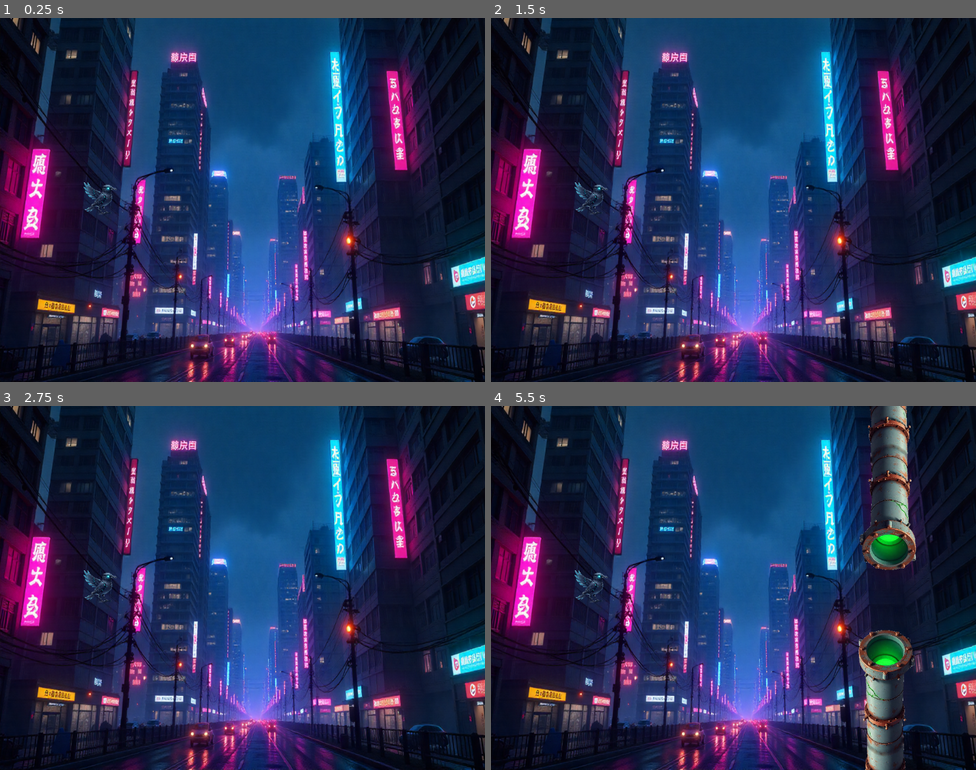
Above: before the commit, frames 1-4 (two rows, left to right).
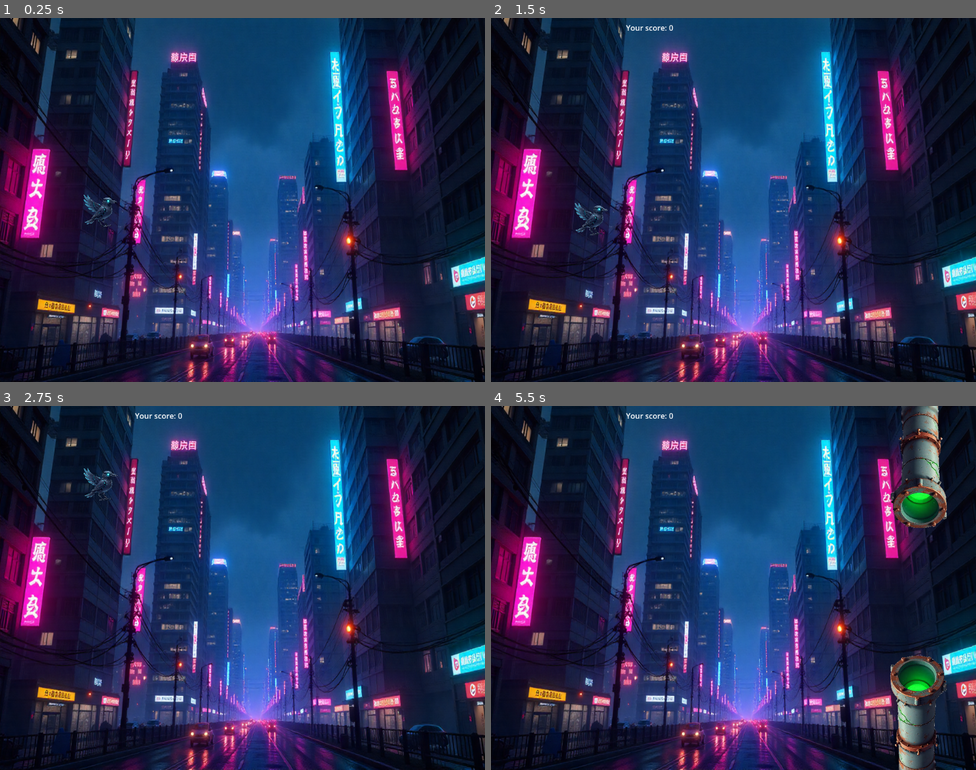
Above: after the commit, the same moments.

Repository: DemidAntipin/game_dev
Game: Godot game, scene res://scenes/main.tscn
The game is run twice, just before and just after one commit, with the same random seed, the same clock (stepped at 60 frames per second) and the same inputs.
Inputs:
- Up to frame 1 (0.25 s): no input
- Up to frame 2 (1.5 s): tap Space (jump, bound only after the commit) at 0.6, 0.77, 1.07, 1.35 s
- Up to frame 3 (2.75 s): tap Space (jump, bound only after the commit) at 1.52, 1.82, 2.1 s
- Up to frame 4 (5.5 s): tap Space (jump, bound only after the commit) at 2.85, 3.02, 3.32, 3.6, 3.77, 4.07, 4.35, 4.52, 4.82, 5.1 s

The runs differ from the first frame. In frame 1, 0.3% of the frame differs, in the area x 17-25%, y 45-58%; in frame 2, 0.4%; in frame 3, 0.4%; in frame 4, 10%, in the area x 17-94%, y 0-100%.

Commit message:
fixed collision events, added player controls, finished promitive flappy-bird

Diff:
--- a/flappy-bird/project.godot
+++ b/flappy-bird/project.godot
@@ -20,3 +20,14 @@
 window/size/viewport_width=1024
 window/size/viewport_height=768
 window/stretch/mode="viewport"
+
+[input]
+
+jump={
+"deadzone": 0.2,
+"events": [Object(InputEventKey,"resource_local_to_scene":false,"resource_name":"","device":-1,"window_id":0,"alt_pressed":false,"shift_pressed":false,"ctrl_pressed":false,"meta_pressed":false,"pressed":false,"keycode":0,"physical_keycode":32,"key_label":0,"unicode":32,"location":0,"echo":false,"script":null)
+, Object(InputEventMouseButton,"resource_local_to_scene":false,"resource_name":"","device":-1,"window_id":0,"alt_pressed":false,"shift_pressed":false,"ctrl_pressed":false,"meta_pressed":false,"button_mask":0,"position":Vector2(0, 0),"global_position":Vector2(0, 0),"factor":1.0,"button_index":1,"canceled":false,"pressed":false,"double_click":false,"script":null)
+, Object(InputEventKey,"resource_local_to_scene":false,"resource_name":"","device":-1,"window_id":0,"alt_pressed":false,"shift_pressed":false,"ctrl_pressed":false,"meta_pressed":false,"pressed":false,"keycode":0,"physical_keycode":87,"key_label":0,"unicode":119,"location":0,"echo":false,"script":null)
+, Object(InputEventKey,"resource_local_to_scene":false,"resource_name":"","device":-1,"window_id":0,"alt_pressed":false,"shift_pressed":false,"ctrl_pressed":false,"meta_pressed":false,"pressed":false,"keycode":0,"physical_keycode":4194320,"key_label":0,"unicode":0,"location":0,"echo":false,"script":null)
+]
+}
--- a/flappy-bird/scenes/bird.tscn
+++ b/flappy-bird/scenes/bird.tscn
@@ -17,3 +17,5 @@
 
 [node name="CollisionShape2D" type="CollisionShape2D" parent="."]
 shape = SubResource("CapsuleShape2D_3po83")
+
+[node name="AnimationPlayer" type="AnimationPlayer" parent="."]
--- a/flappy-bird/scenes/main.tscn
+++ b/flappy-bird/scenes/main.tscn
@@ -15,3 +15,10 @@
 [node name="bird" parent="." instance=ExtResource("2_0wfyh")]
 position = Vector2(214, 380)
 scale = Vector2(2.5, 2.5)
+
+[node name="score" type="Label" parent="."]
+z_index = 2
+offset_left = 285.0
+offset_top = 9.0
+offset_right = 558.0
+offset_bottom = 70.0
--- a/flappy-bird/scenes/obstacle.tscn
+++ b/flappy-bird/scenes/obstacle.tscn
@@ -7,36 +7,46 @@
 [sub_resource type="RectangleShape2D" id="RectangleShape2D_7ukg5"]
 size = Vector2(123.5, 634.75)
 
+[sub_resource type="RectangleShape2D" id="RectangleShape2D_cjuko"]
+size = Vector2(126, 272)
+
 [node name="obstacle" type="Node2D"]
 script = ExtResource("1_cjuko")
+
+[node name="obstacle_area2" type="Area2D" parent="."]
+script = ExtResource("2_cjuko")
+
+[node name="obstacle_background" type="Sprite2D" parent="obstacle_area2"]
+position = Vector2(1085.12, -88.274994)
+rotation = 1.5707964
+scale = Vector2(0.35, 0.32)
+texture = ExtResource("1_7ukg5")
+
+[node name="obstacle_collision" type="CollisionShape2D" parent="obstacle_area2"]
+position = Vector2(1085.12, -84.274994)
+shape = SubResource("RectangleShape2D_7ukg5")
 
 [node name="obstacle_area" type="Area2D" parent="."]
 script = ExtResource("2_cjuko")
 
 [node name="obstacle_background" type="Sprite2D" parent="obstacle_area"]
-position = Vector2(1085, 767)
+position = Vector2(1087.12, 820.725)
 rotation = -1.5707964
 scale = Vector2(0.35, 0.32)
 texture = ExtResource("1_7ukg5")
 
 [node name="obstacle_collision" type="CollisionShape2D" parent="obstacle_area"]
-position = Vector2(1085, 764.375)
+position = Vector2(1087.12, 818.1)
 shape = SubResource("RectangleShape2D_7ukg5")
 debug_color = Color(0, 0.6, 0.7019608, 0.41960785)
 
-[node name="obstacle_area" type="Area2D" parent="obstacle_area"]
-script = ExtResource("2_cjuko")
+[node name="score_area" type="Area2D" parent="."]
 
-[node name="obstacle_background" type="Sprite2D" parent="obstacle_area/obstacle_area"]
-position = Vector2(1085, 0)
-rotation = 1.5707964
-scale = Vector2(0.35, 0.32)
-texture = ExtResource("1_7ukg5")
-
-[node name="obstacle_collision" type="CollisionShape2D" parent="obstacle_area/obstacle_area"]
-position = Vector2(1085, 4)
-shape = SubResource("RectangleShape2D_7ukg5")
+[node name="score_collision" type="CollisionShape2D" parent="score_area"]
+position = Vector2(1086, 367)
+shape = SubResource("RectangleShape2D_cjuko")
 
 [connection signal="child_entered_tree" from="." to="." method="_on_child_entered_tree"]
-[connection signal="area_entered" from="obstacle_area" to="obstacle_area" method="_on_area_entered"]
-[connection signal="area_entered" from="obstacle_area/obstacle_area" to="obstacle_area/obstacle_area" method="_on_area_entered"]
+[connection signal="body_entered" from="obstacle_area2" to="obstacle_area2" method="_on_body_entered"]
+[connection signal="body_entered" from="obstacle_area" to="obstacle_area" method="_on_body_entered"]
+[connection signal="body_entered" from="score_area" to="." method="_on_score_area_body_entered"]
--- a/flappy-bird/scripts/bird.gd
+++ b/flappy-bird/scripts/bird.gd
@@ -1,5 +1,59 @@
 extends CharacterBody2D
 
+const JUMP_VELOCITY = -400.0
+const GRAVITY = 800.0
+
+enum State {IDLE, FALLING, JUMP, DEATH}
+
+var current_state: State = State.IDLE
+
+signal game_over
+
+func set_state(new_state: State):
+	current_state = new_state
+
+func _ready() -> void:
+	set_state(State.IDLE)
+
+func handle_idle(delta):
+	#animation.play("idle")
+	pass
+
+func handle_jump(delta):
+	#animation.play("jump")
+	if velocity.y > 0:
+		set_state(State.FALLING)
+	if Input.is_action_just_pressed("jump"):
+		velocity.y = JUMP_VELOCITY
+
+func handle_falling(delta):
+	#animation.play("falling")
+	if Input.is_action_just_pressed("jump"):
+		velocity.y = JUMP_VELOCITY
+		set_state(State.JUMP)
+
+func handle_death(delta):
+	#animation.play("death")
+	print("you lose")
+	game_over.emit()
+
+func _physics_process(delta: float) -> void:
+	match current_state:
+		State.IDLE:
+			handle_idle(delta)
+		State.FALLING:
+			handle_falling(delta)
+		State.JUMP:
+			handle_jump(delta)
+		State.DEATH:
+			handle_death(delta)
+	if not is_on_floor():
+		velocity.y += GRAVITY * delta
+
+	move_and_slide()
+
 func damage():
-	print("damage")
-	global_position.y -= 500
+	set_state(State.DEATH)
+
+func start_game():
+	set_state(State.FALLING)
--- a/flappy-bird/scripts/main.gd
+++ b/flappy-bird/scripts/main.gd
@@ -2,19 +2,65 @@
 
 @onready var player = get_node("bird")
 @onready var obstacle = preload("res://scenes/obstacle.tscn")
+@onready var score_label = get_node("score")
 var random = RandomNumberGenerator.new()
+var spawn_timer: Timer
 const SPAWN_INTERVAL = 3
 
+enum State {IDLE, START_GAME, GAME, GAME_OVER}
 
-func _ready() -> void:
-	var spawn_timer = Timer.new()
+var current_state: State = State.IDLE
+var score = 0
+
+func set_state(new_state: State):
+	current_state = new_state
+
+func handle_idle(delta):
+	if Input.is_action_just_pressed("jump"):
+		set_state(State.START_GAME)
+
+func handle_start_game(delta):
+	spawn_timer = Timer.new()
 	add_child(spawn_timer)
 	spawn_timer.timeout.connect(_spawn_obstacle)
 	spawn_timer.start(SPAWN_INTERVAL)
+	player.start_game()
+	set_state(State.GAME)
+
+func handle_game(delta):
+	score_label.text = "Your score: " + str(score)
+
+func handle_game_over(delta):
+	print("Your score: ", score)
+
+func _ready() -> void:
+	player.game_over.connect(_on_game_over)
+	set_state(State.IDLE)
 
 func _spawn_obstacle() -> void:
 	var value = random.randi_range(-220, 220)
 	var instance = obstacle.instantiate()
+	instance.score.connect(_on_score)
 	instance.get_node("obstacle_area").danger.connect(player.damage)
+	instance.get_node("obstacle_area2").danger.connect(player.damage)
 	instance.global_position.y += value
 	add_child(instance)
+
+func _process(delta: float) -> void:
+	match current_state:
+		State.IDLE:
+			handle_idle(delta)
+		State.START_GAME:
+			handle_start_game(delta)
+		State.GAME:
+			handle_game(delta)
+		State.GAME_OVER:
+			handle_game_over(delta)
+
+func _on_score():
+	score += 1
+
+func _on_game_over():
+	if spawn_timer != null:
+		spawn_timer.stop()
+	set_state(State.GAME_OVER)
--- a/flappy-bird/scripts/obstacle.gd
+++ b/flappy-bird/scripts/obstacle.gd
@@ -2,5 +2,5 @@
 
 signal danger
 
-func _on_area_entered(area: Area2D) -> void:
+func _on_body_entered(body: Node2D) -> void:
 	danger.emit()
--- a/flappy-bird/scripts/obstacle_main.gd
+++ b/flappy-bird/scripts/obstacle_main.gd
@@ -1,16 +1,20 @@
 extends Node2D
+
+signal score
 
 var velocity: Vector2i = Vector2(0, 0)
 var speed: int = 100
 var rmd = RandomNumberGenerator.new()
 @onready var window = get_parent().get_window()
-@onready var size = get_node("obstacle_area/obstacle_area/obstacle_background").texture.get_size()
+@onready var size = get_node("obstacle_area/obstacle_background").texture.get_size()
 
 func _ready() -> void:
 	velocity = Vector2i(100, 0)
-	var obstacle_area = get_node("obstacle_area")
 
 func _process(delta: float) -> void:
 	global_position -= velocity*delta
 	if global_position.x < -window.size.x-size.x:
 		queue_free()
+
+func _on_score_area_body_entered(body: Node2D) -> void:
+	score.emit()
Not shown: 1 places in flappy-bird/scenes/obstacle.tscn that only renumber resources
